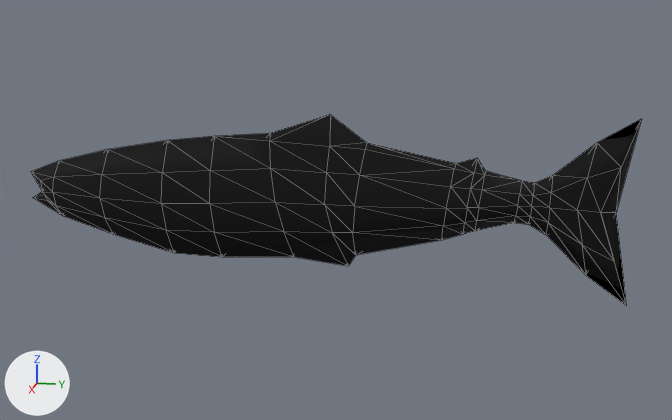
What one commit did to the glTF model world/fish/salmon/salmon.glb.
Camera for both pictures: a 50 mm camera at (0.585, 0.132, 0.135) aimed at (-0.001, 0.014, -0.011). The axes (+X, +Y, +Z) are drawn at lower left. The lights are the same throughout. Mesh edges are drawn as thin lines. Vertices at the same position are counted once.
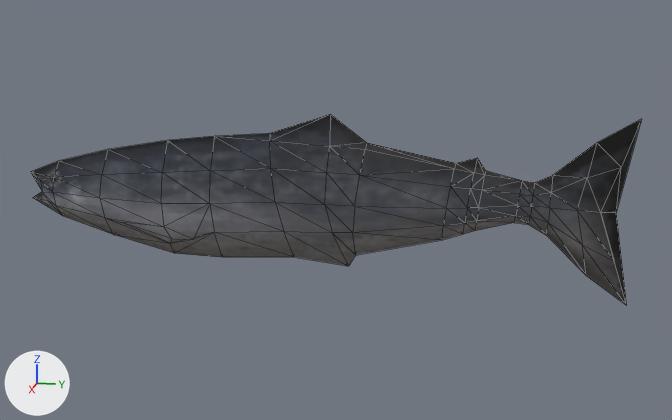
Commit message: salmon model

Changed parts and their boxes (x1, y1, x2, y2) in the pictures (672 x 420 px):
'Cube.002', surface changed, reshaped (black to grey): (31, 114, 641, 306) in both
part 1 of me_cube_005, cut back: (100, 198, 222, 257) in both
part 2 of me_cube_005, surface changed (black to grey): (35, 118, 641, 306) in both

The change in detail:
Picture 'Untitled' (img_untitled) is new.
In material 'fish' (mat_fish), base_color is no longer (0.0, 0.0, 0.0), black #000000.
In material 'fish' (mat_fish), texture is now set to img_untitled.
me_cube_005 is used by ob_cube_002; location (0.0, 0.0, 0.0).
me_cube_005 had 155 vertices, 332 faces and spanned x -0.018..0.018, y -0.203..0.203, z -0.064..0.055.
me_cube_005 now has 150 vertices, 296 faces and spans x -0.018..0.018, y -0.203..0.203, z -0.064..0.055.
Part 1, on me_cube_005:
15 vertices are removed from x -0.012..0.012, y -0.18..0.177, z -0.027..0.0.
68 faces are deleted.
10 vertices are added at x -0.018..0.018, y -0.132..-0.08, z -0.038..-0.023.
32 new faces join them.
me_cube_005 part 2: 264 kept faces spanning x -0.018..0.018, y -0.203..0.203, z -0.064..0.055 get new texture (UV) coordinates.
